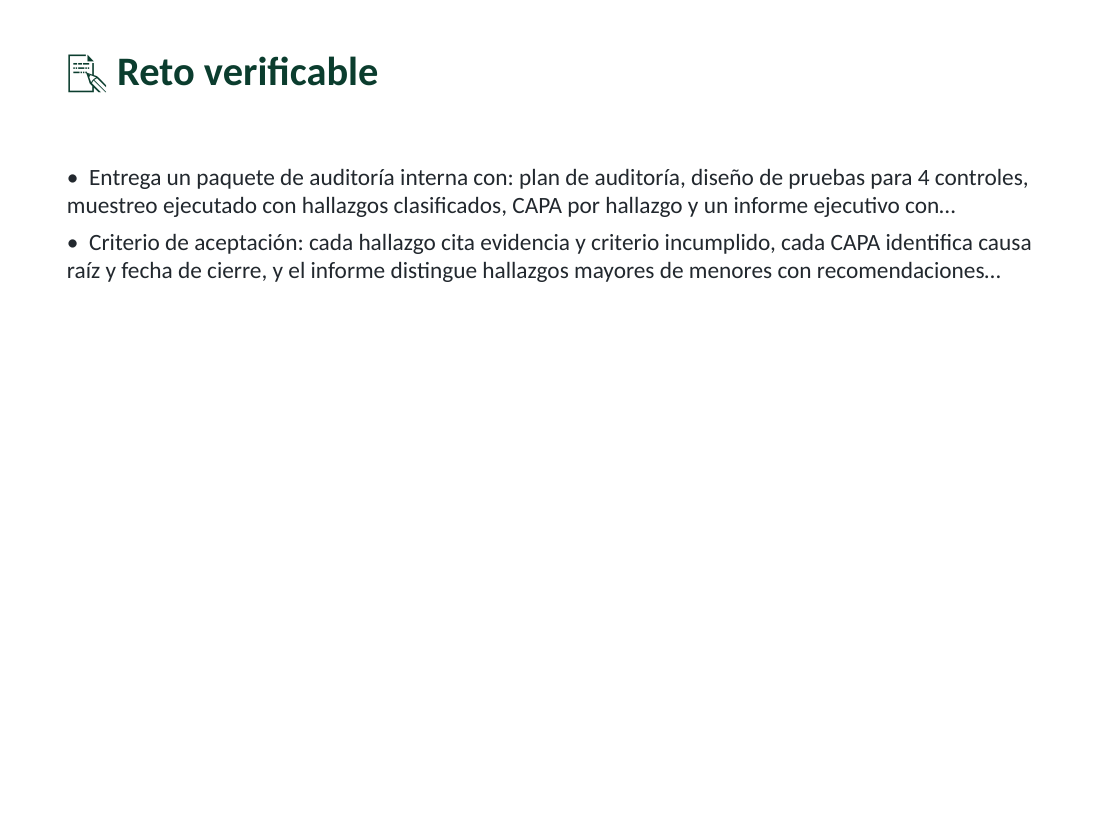
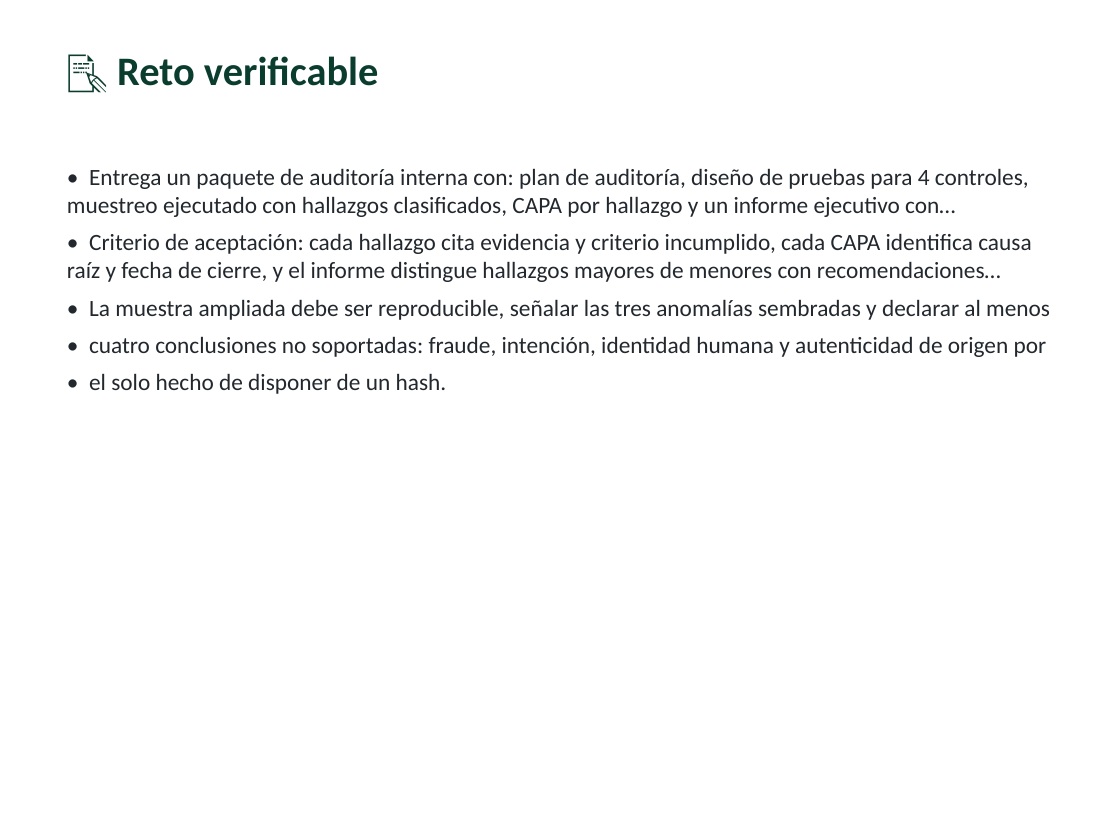
Before and after one commit to vladimiracunadev-create/modern-cybersecurity-program, a slide deck: slide 12 of classes/parte-14-grc-riesgo-y-cumplimiento/285-auditoria-de-seguridad/clase-285-presentacion.pptx. Drawn at 1120x840 pixels with LibreOffice and Linux fonts; fonts in the diff are those of the drawing. Boxes give left, top, right and bottom in pixels: in the first picture for what was removed or moved away, otherwise in the second. Text is boxed around its words. In the diff, an @@ line names an element or a change of style, - is before the commit and + after.

```diff
--- a/classes/parte-14-grc-riesgo-y-cumplimiento/285-auditoria-de-seguridad/clase-285-presentacion.pptx
+++ b/classes/parte-14-grc-riesgo-y-cumplimiento/285-auditoria-de-seguridad/clase-285-presentacion.pptx
@@ text at (x1=89, y1=299, x2=1050, y2=394): paragraphs added @@
+• La muestra ampliada debe ser reproducible, señalar las tres anomalías sembradas y declarar al menos
+• cuatro conclusiones no soportadas: fraude, intención, identidad humana y autenticidad de origen por
+• el solo hecho de disponer de un hash.
```
Also in this commit, not shown: 7 other slides changed, 1 slide added, 36 other files.
